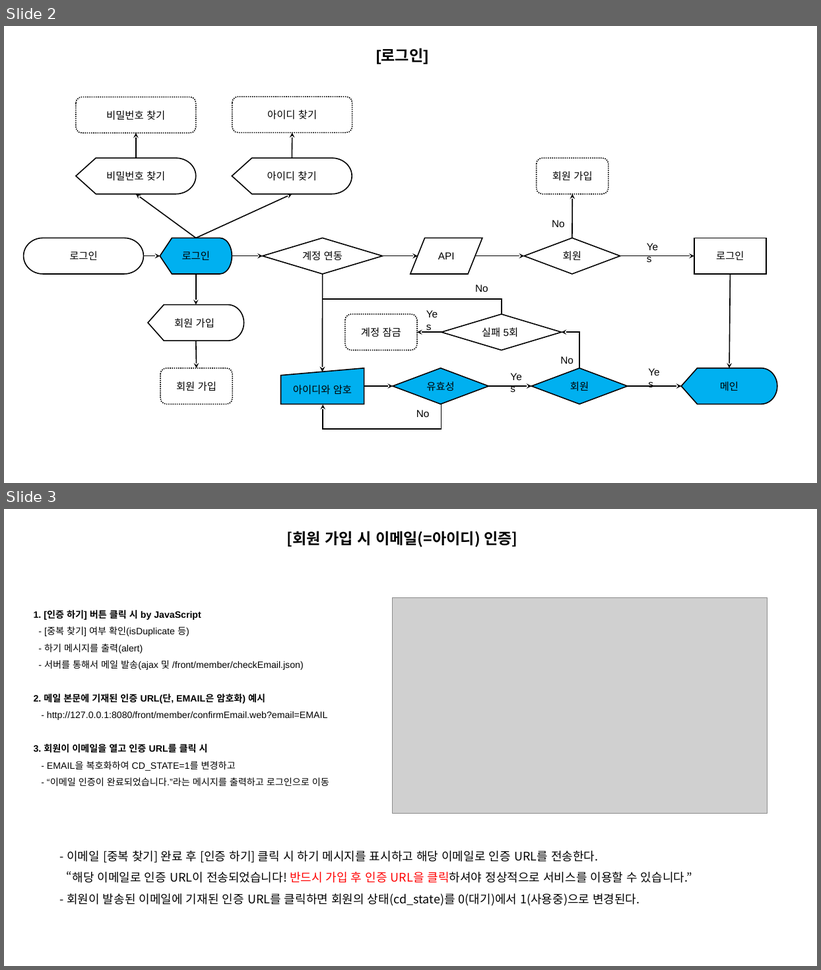
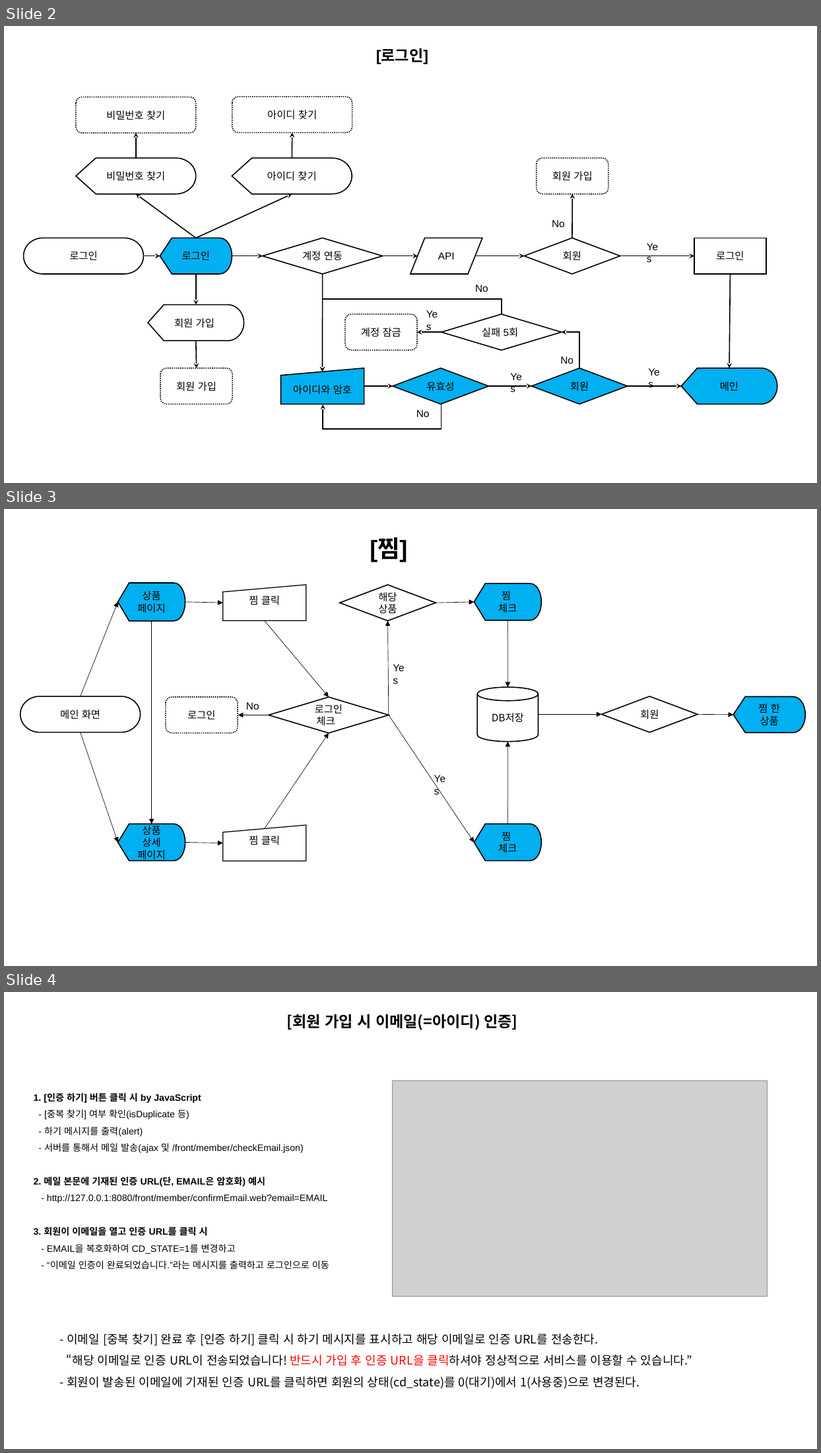
Before and after one commit to Parkjisoo00/ecommerce.saturn, a slide deck: resource/90.reference/[Saturn]프로세스 서비스/03.[예제]프로세스.pptx. Shown one above the other, each under a label of ours: slides 2 and 3 before the commit, slides 2, 3 and 4 after it. The pictures are 821x970 and 821x1453 pixels, drawn with LibreOffice and Linux fonts; fonts in the diff are those of the drawing; grey boxes stand for pictures. Boxes give left, top, right and bottom in pixels: in the first picture for what was removed or moved away, otherwise in the second. Text is boxed around its words. In the diff, an @@ line names an element or a change of style, - is before the commit and + after.

```diff
--- a/resource/90.reference/[Saturn]프로세스 서비스/03.[예제]프로세스.pptx
+++ b/resource/90.reference/[Saturn]프로세스 서비스/03.[예제]프로세스.pptx
@@ slide 3 added at [4,509,817,966], background #FFFFFF @@
@@ text added at [370,539,407,562], 28 pt, text #000000, bold @@
+[찜]
@@ flow chart display added at [118,583,185,621], fill #00B0F0, outline #000000 1.25 pt, 12 pt, text #000000 @@
+상품 페이지
@@ flow chart manual input added at [223,585,306,621], fill #FFFFFF, outline #000000 1 pt, 12 pt, text #000000 @@
+찜 클릭
@@ diamond added at [340,585,436,621], fill #FFFFFF, outline #000000 1.25 pt, 12 pt, text #000000 @@
+해당
+상품
@@ flow chart display added at [475,584,541,620], fill #00B0F0, outline #000000 1.25 pt, 12 pt, text #000000 @@
+찜
+체크
@@ arrow added from (81, 696) to (118, 601), #000000 0.5 pt @@
@@ arrow added from (185, 601) to (223, 603), #000000 0.5 pt @@
@@ arrow added from (436, 603) to (475, 601), #000000 0.5 pt @@
@@ arrow added from (152, 621) to (152, 824), #000000 0.5 pt @@
@@ arrow added from (265, 621) to (329, 698), #000000 0.5 pt @@
@@ arrow added from (389, 715) to (387, 621), #000000 0.5 pt @@
@@ arrow added from (508, 621) to (508, 687), #000000 0.5 pt @@
@@ text added at [387,659,414,677], 12 pt, text #000000 @@
+Yes
@@ pill shape added at [20,696,141,732], fill #FFFFFF, outline #000000 1.25 pt, 12 pt, text #000000 @@
+메인 화면
@@ rounded rectangle added at [166,697,238,733], fill #FFFFFF, outline #000000 1.25 pt dashed, 12 pt, text #000000 @@
+로그인
@@ text added at [246,702,259,710], 12 pt, text #000000 @@
+No
@@ diamond added at [269,698,389,733], fill #FFFFFF, outline #000000 1.25 pt, 12 pt, text #000000 @@
+로그인
+체크
@@ cylinder added at [477,687,539,741], fill #FFFFFF, outline #000000 1.25 pt, 12 pt, text #000000 @@
+DB저장
@@ diamond added at [602,696,698,732], fill #FFFFFF, outline #000000 1.25 pt, 12 pt, text #000000 @@
+회원
@@ flow chart display added at [733,697,805,733], fill #00B0F0, outline #000000 1.25 pt, 12 pt, text #000000 @@
+찜 한
+상품
@@ arrow added from (269, 715) to (238, 715), #000000 0.5 pt @@
@@ arrow added from (389, 715) to (475, 843), #000000 0.5 pt @@
@@ arrow added from (539, 714) to (602, 714), #000000 0.5 pt @@
@@ arrow added from (698, 714) to (733, 714), #000000 0.5 pt @@
@@ arrow added from (81, 733) to (118, 843), #000000 0.5 pt @@
@@ arrow added from (265, 829) to (329, 733), #000000 0.5 pt @@
@@ arrow added from (508, 824) to (508, 742), #000000 0.5 pt @@
@@ text added at [428,770,455,788], 12 pt, text #000000 @@
+Yes
@@ flow chart display added at [118,824,185,861], fill #00B0F0, outline #000000 1.25 pt, 12 pt, text #000000 @@
+상품 상세
+페이지
@@ flow chart display added at [475,824,541,861], fill #00B0F0, outline #000000 1.25 pt, 12 pt, text #000000 @@
+찜
+체크
@@ arrow added from (185, 843) to (223, 843), #000000 0.5 pt @@
@@ flow chart manual input added at [223,826,306,861], fill #FFFFFF, outline #000000 1 pt, 12 pt, text #000000 @@
+찜 클릭
@@ what was slide 3 is now slide 4 @@
```
Also in this commit, not shown: 1 slide changed.
